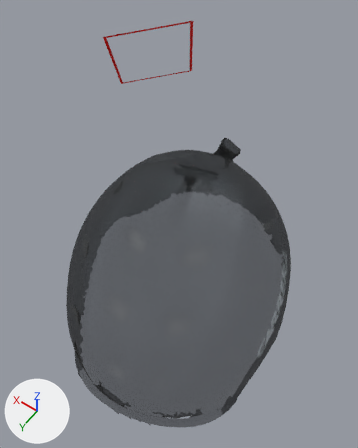
What one commit did to the glTF model Model.gltf.
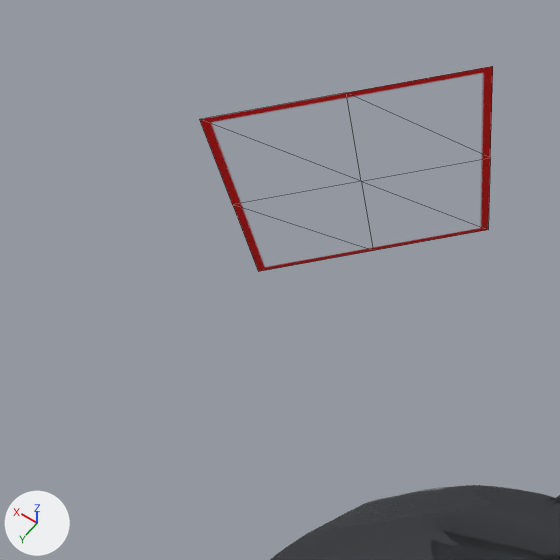
There are two pictures of each version: one whole from a 50 mm camera at (-0.115, 0.191, 0.475) aimed at (0.051, -0.041, 0.111), one close up on the part from 12% to 60% of the width and 0% to 39% of the height. Lighting does not change. The marker at lower left points along +X, +Y and +Z. The close-ups show mesh edges as thin lines. Where no turn or scale is listed for an object, it has been applied to the vertices.

The scene before the commit, as lines of its bpy script (objects in view):
```python
me_mesh_0 = bpy.data.meshes.new('Mesh_0')
me_mesh_0.from_pydata(...)  # 9 vertices, 8 faces; spans x -40.0..40.0, y -0.2, z -60.0..60.0
me_mesh_0.materials.append(mat_material_1)
me_mesh_1 = bpy.data.meshes.new('Mesh_1')
me_mesh_1.from_pydata(...)  # 12977 vertices, 25340 faces; spans x -0.108..0.108, y -0.126..0.126, z 0.0..0.175
me_mesh_1.materials.append(mat_material)
ob_buffer_0_mesh_0 = bpy.data.objects.new('buffer-0-mesh-0', me_mesh_1)
ob_buffer_0_mesh_0.location = (0.0362, -0.0198, 0.0038)
ob_image_plane = bpy.data.objects.new('Image Plane', me_mesh_0)
ob_image_plane.location = (0.1592, -0.1479, 0.1893)
ob_image_plane.rotation_euler = (-0.596, 0.113, 0.758)  # degrees (-34, 6.5, 43)
ob_image_plane.scale = (0.001, 0.001, 0.001)
```
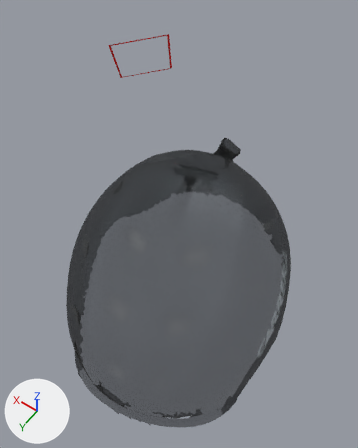
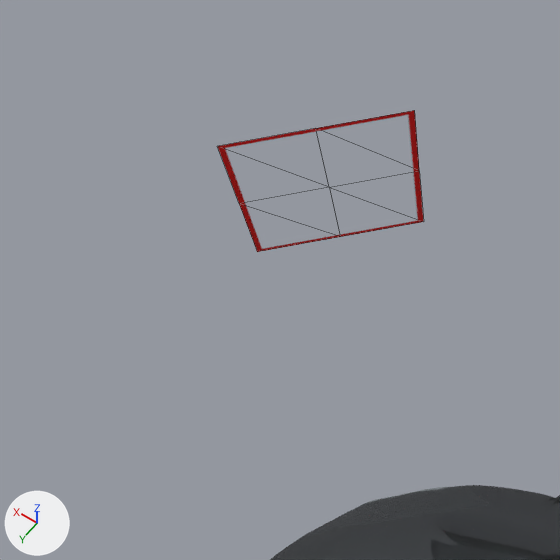
Diff of the bpy script that builds the scene:
```diff
--- a/Model.gltf.py
+++ b/Model.gltf.py
@@ ob_image_plane @@
 ob_image_plane = bpy.data.objects.new('Image Plane', me_mesh_0)
-ob_image_plane.location = (0.1592, -0.1479, 0.1893)
+ob_image_plane.location = (0.1664, -0.1411, 0.1882)
 ob_image_plane.rotation_euler = (-0.596, 0.113, 0.758)  # degrees (-34, 6.5, 43)
-ob_image_plane.scale = (0.001, 0.001, 0.001)
+ob_image_plane.scale = (0.0007, 0.001, 0.0007)
```

Pixel boxes [x1, y1, x2, y2] of what changed, in the close-ups (560 x 560 px):
'Image Plane', moved, rescaled (30% narrower, 31% shorter)
    before: [200, 66, 493, 272]
    after: [218, 110, 423, 252]
